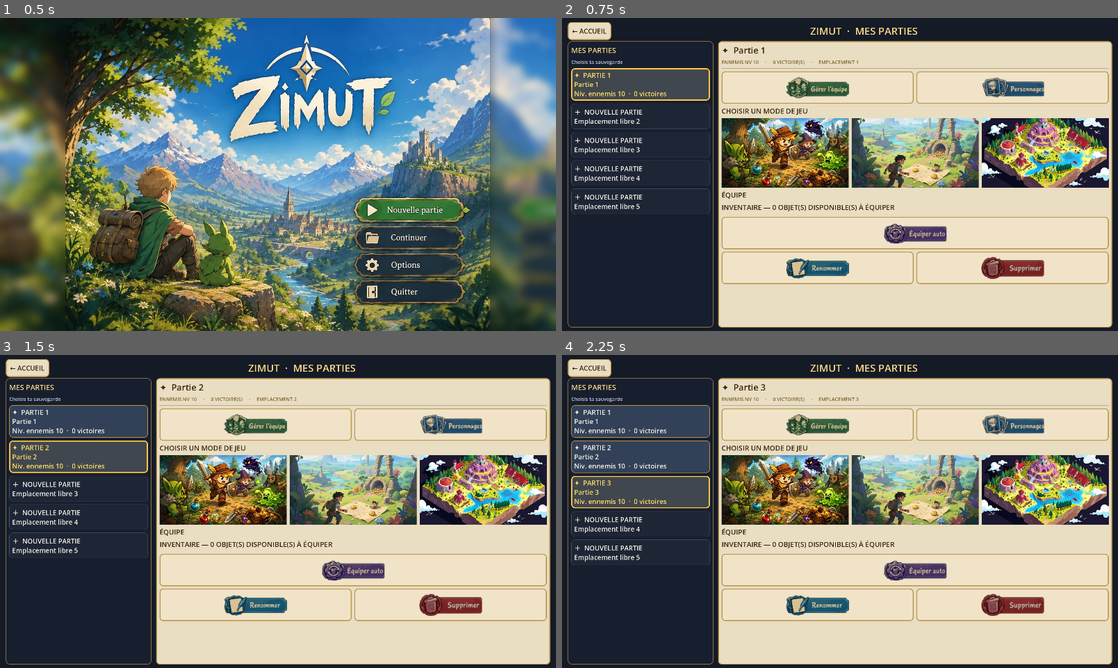
Above: before the commit, frames 1-4 (two rows, left to right).
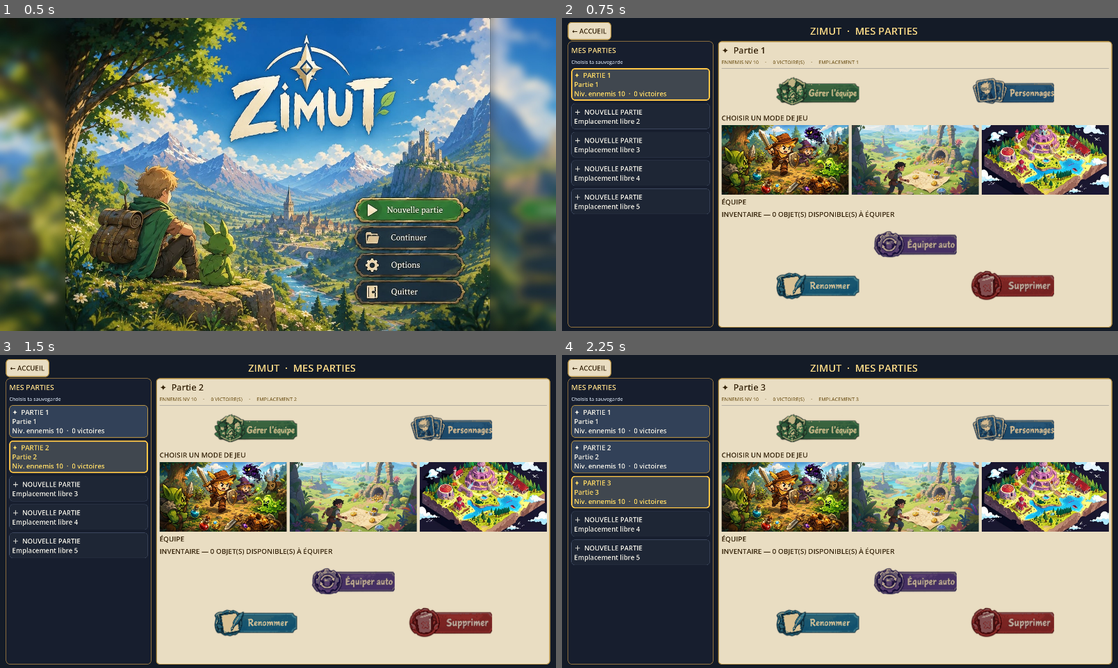
Above: after the commit, the same moments.

Repository: CharlieG42/Zimut
Game: Godot game, scene res://scenes/MainMenu.tscn
The game is run twice, just before and just after one commit, with the same random seed, the same clock (stepped at 60 frames per second) and the same inputs.
Inputs (mouse positions are in pixels of both pictures, inside the frame that each line leads up to):
- Up to frame 1 (0.5 s): no input
- Up to frame 2 (0.75 s): click (973, 208) at 0.5 s
- Up to frame 3 (1.5 s): click "＋ NOUVELLE PARTIE Emplacement…" at 1.25 s
- Up to frame 4 (2.25 s): click "＋ NOUVELLE PARTIE Emplacement…" at 2 s

Frame 1 is identical in both runs. In frame 2, 22% of the frame differs, in the area x 28-99%, y 17-91%; in frame 3, 22%; in frame 4, 22%.

Commit message:
UI: agrandir les six boutons illustrés et retirer leurs cadres

Diff:
--- a/prototype/zimut/scripts/SaveSlotsUI.gd
+++ b/prototype/zimut/scripts/SaveSlotsUI.gd
@@ -508,25 +508,47 @@
 	"delete": "res://assets/ui/actions/action_delete.png",
 }
 
-## Bouton d'action en image : le PNG (128x64, libellé intégré) est
-## agrandi et centré dans le bouton, sans texte superposé ; le
-## libellé reste en info-bulle.
+## Bouton d'action illustré : on laisse parler l'illustration.
+## La vignette est agrandie dans une zone sans cadre ni fond beige,
+## pour supprimer le double contour et gagner en lisibilité.
 func _action_button(icon_key: String, txt: String, txt_col: Color) -> Button:
 	var b := Button.new()
 	b.tooltip_text = txt
-	b.custom_minimum_size = Vector2(0, 92 if _is_compact() else 112)
+	b.custom_minimum_size = Vector2(0, 112 if _is_compact() else 136)
 	b.focus_mode = Control.FOCUS_ALL
+	b.clip_contents = false
+
 	var icon_path: String = String(ACTION_ICONS.get(icon_key, ""))
 	if icon_path != "" and ResourceLoader.exists(icon_path):
 		var art := TextureRect.new()
 		art.texture = load(icon_path) as Texture2D
 		art.set_anchors_preset(Control.PRESET_FULL_RECT)
+		# Le débordement contrôlé agrandit le dessin sans rogner le PNG.
+		art.offset_left = -14.0
+		art.offset_right = 14.0
+		art.offset_top = -6.0
+		art.offset_bottom = 6.0
 		art.expand_mode = TextureRect.EXPAND_IGNORE_SIZE
 		art.stretch_mode = TextureRect.STRETCH_KEEP_ASPECT_CENTERED
 		art.mouse_filter = Control.MOUSE_FILTER_IGNORE
 		b.add_child(art)
-	b.add_theme_stylebox_override("normal", _flat())
-	b.add_theme_stylebox_override("hover", _flat())
+
+	# Pas de bordure héritée : seul le PNG illustré dessine le bouton.
+	var clean := StyleBoxFlat.new()
+	clean.bg_color = Color(0, 0, 0, 0)
+	clean.set_border_width_all(0)
+	clean.set_corner_radius_all(0)
+	clean.content_margin_left = 0
+	clean.content_margin_right = 0
+	clean.content_margin_top = 0
+	clean.content_margin_bottom = 0
+	var hover := clean.duplicate() as StyleBoxFlat
+	hover.bg_color = Color(1.0, 0.88, 0.48, 0.10)
+	b.add_theme_stylebox_override("normal", clean)
+	b.add_theme_stylebox_override("hover", hover)
+	b.add_theme_stylebox_override("pressed", clean)
+	b.add_theme_stylebox_override("focus", clean)
+	b.add_theme_stylebox_override("disabled", clean)
 	return b
 
 func _equip_summary(m: Dictionary) -> Dictionary:
